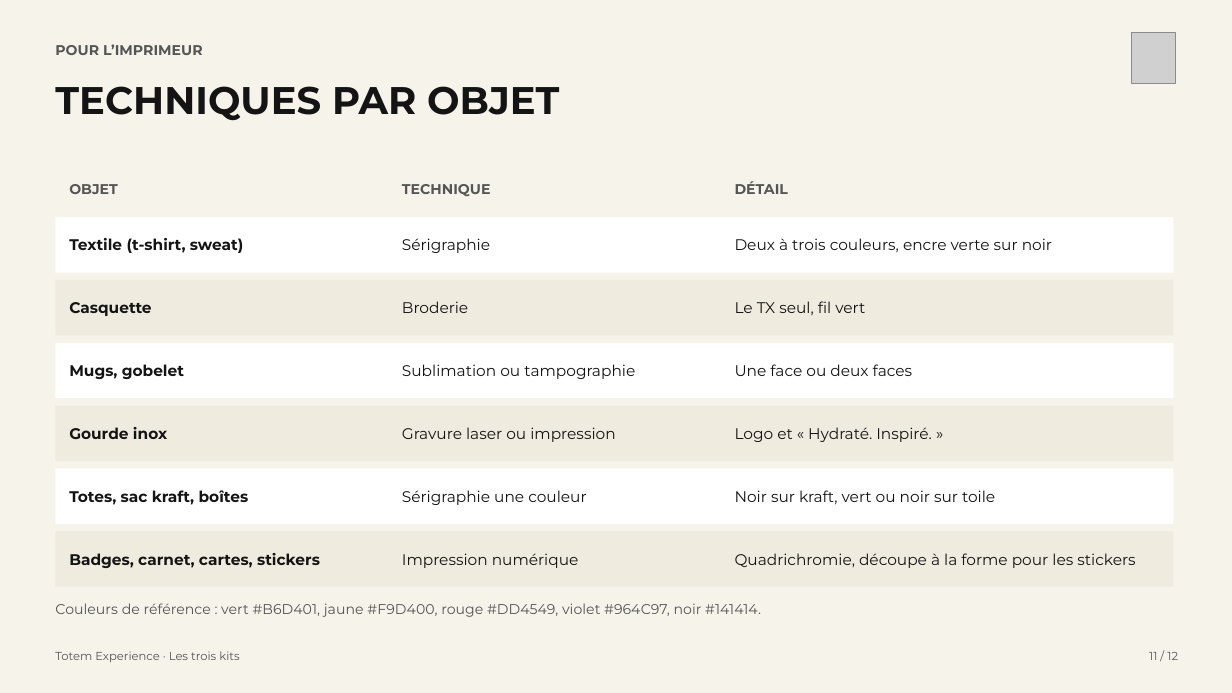
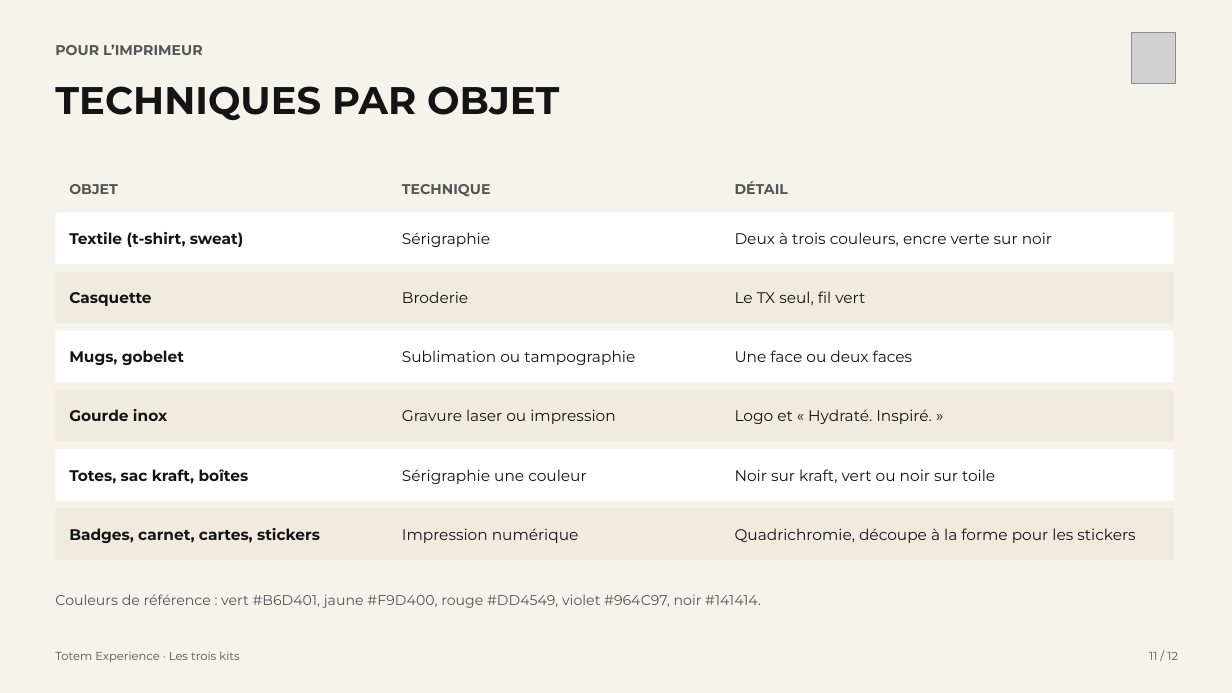
Before and after one commit to leslita06/fatima-unifood-fictif, a slide deck: slide 11 of totem/2026-10-24_totem-experience_les-trois-kits.pptx. Drawn at 1232x693 pixels with LibreOffice and Linux fonts; fonts in the diff are those of the drawing; grey boxes stand for pictures. Boxes give left, top, right and bottom in pixels: in the first picture for what was removed or moved away, otherwise in the second. Text is boxed around its words. In the diff, an @@ line names an element or a change of style, - is before the commit and + after.

Commit message:
totem 2026-10-24_totem-experience_les-trois-kits.pptx

```diff
--- a/totem/2026-10-24_totem-experience_les-trois-kits.pptx
+++ b/totem/2026-10-24_totem-experience_les-trois-kits.pptx
@@ rectangle: place and size @@
-rectangle at box(55, 217, 1174, 273)
+rectangle at box(55, 213, 1174, 264)
@@ text "Textile (t-shirt, sweat)": place and size @@
-text "Textile (t-shirt, sweat)" at box(69, 238, 243, 253)
+text "Textile (t-shirt, sweat)" at box(69, 232, 243, 247)
@@ text "Sérigraphie": place and size @@
-text "Sérigraphie" at box(402, 238, 490, 253)
+text "Sérigraphie" at box(402, 232, 490, 247)
@@ text "Deux à trois couleurs, encre ...": place and size @@
-text "Deux à trois couleurs, encre ..." at box(735, 238, 1052, 252)
+text "Deux à trois couleurs, encre ..." at box(735, 232, 1052, 246)
@@ rectangle: place and size @@
-rectangle at box(55, 280, 1174, 335)
+rectangle at box(55, 272, 1174, 323)
@@ text "Casquette": place and size @@
-text "Casquette" at box(69, 302, 151, 316)
+text "Casquette" at box(69, 292, 151, 306)
@@ text "Broderie": place and size @@
-text "Broderie" at box(402, 301, 468, 313)
+text "Broderie" at box(402, 291, 468, 303)
@@ text "Le TX seul, fil vert": place and size @@
-text "Le TX seul, fil vert" at box(735, 301, 865, 315)
+text "Le TX seul, fil vert" at box(735, 291, 865, 305)
@@ 4 texts, 1 rectangle: place and size @@
-4 texts, 1 rectangle at box(55, 343, 1174, 617)
+4 texts, 1 rectangle at box(55, 331, 1174, 608)
@@ 3 texts, 1 rectangle: place and size @@
-3 texts, 1 rectangle at box(55, 406, 1174, 461)
+3 texts, 1 rectangle at box(55, 390, 1174, 442)
@@ 3 texts, 1 rectangle: place and size @@
-3 texts, 1 rectangle at box(55, 469, 1174, 524)
+3 texts, 1 rectangle at box(55, 449, 1174, 501)
@@ rectangle: place and size @@
-rectangle at box(55, 531, 1174, 587)
+rectangle at box(55, 508, 1174, 560)
@@ text "Badges, carnet, cartes, stickers": place and size @@
-text "Badges, carnet, cartes, stickers" at box(69, 553, 320, 568)
+text "Badges, carnet, cartes, stickers" at box(69, 528, 320, 543)
@@ text "Impression numérique": place and size @@
-text "Impression numérique" at box(402, 553, 579, 568)
+text "Impression numérique" at box(402, 528, 579, 543)
@@ text "Quadrichromie, découpe à la forme ...": place and size @@
-text "Quadrichromie, découpe à la forme ..." at box(735, 553, 1135, 568)
+text "Quadrichromie, découpe à la forme ..." at box(735, 528, 1135, 543)
```
Also in this commit, not shown: 6 other slides changed.
